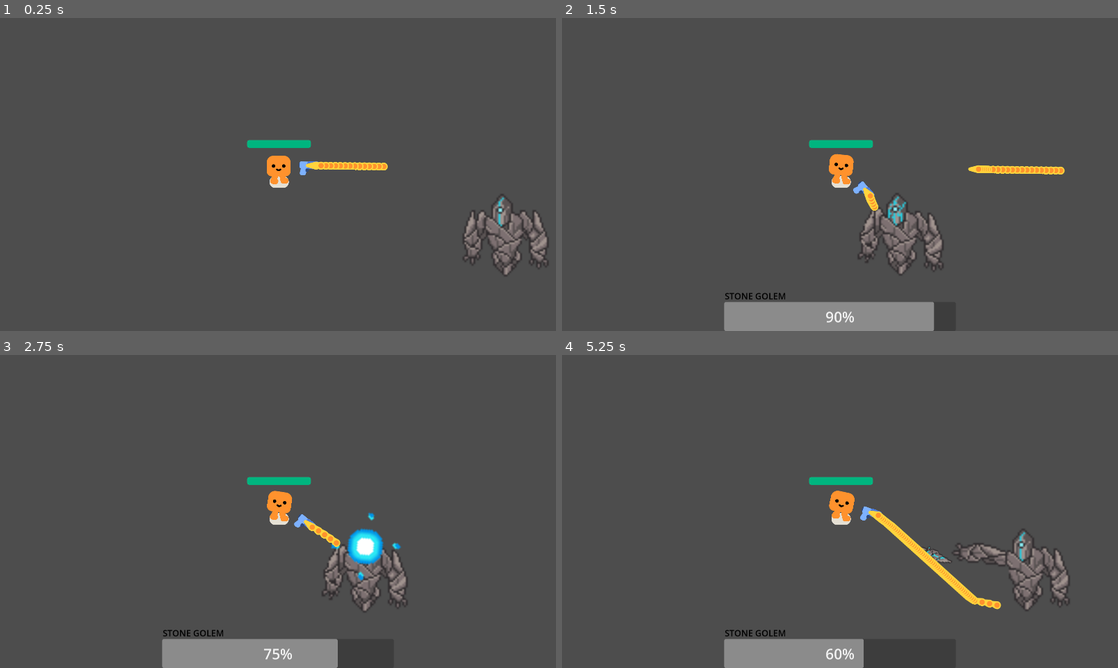
Above: before the commit, frames 1-4 (two rows, left to right).
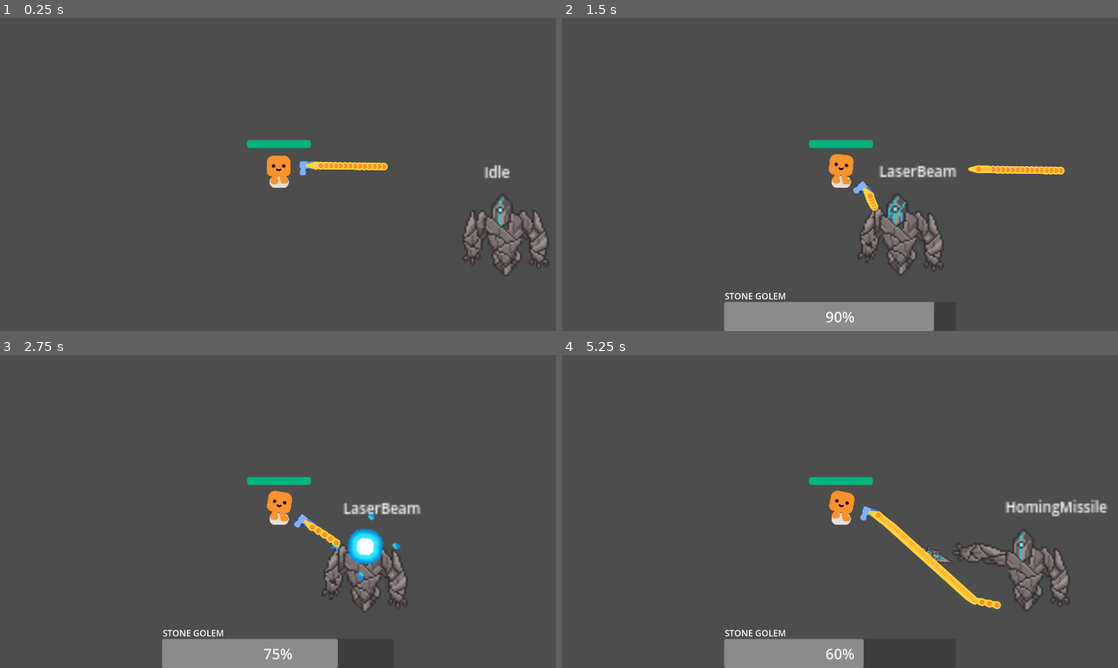
Above: after the commit, the same moments.

Repository: Tonykuang1028/FinalProject
Game: Godot game, scene res://bossroom.tscn
The game is run twice, just before and just after one commit, with the same random seed, the same clock (stepped at 60 frames per second) and the same inputs. This scene is started directly instead of the project's main scene.
Inputs (mouse positions are in pixels of both pictures, inside the frame that each line leads up to):
- Up to frame 1 (0.25 s): no input
- Up to frame 2 (1.5 s): tap Enter (ui_accept) at 0.5, 0.77 s; move the mouse to (812, 237) at 0.52 s; hold D (move_right) from 0.53 s (still down); click (812, 237) at 0.6 s; move the mouse to (1006, 221) at 1.27 s; click (1006, 221) at 1.35 s
- Up to frame 3 (2.75 s): tap Enter (ui_accept) at 1.52 s; move the mouse to (111, 464) at 2.02 s; release D (move_right) at 2.03 s; hold A (move_left) from 2.03 s (still down); click (111, 464) at 2.1 s
- Up to frame 4 (5.25 s): move the mouse to (867, 511) at 2.77 s; click (867, 511) at 2.85 s; tap Enter (ui_accept) at 3.02, 3.77, 4.52 s; move the mouse to (756, 433) at 3.52 s; click (756, 433) at 3.6 s; move the mouse to (962, 495) at 4.27 s; release A (move_left) at 4.28 s; hold D (move_right) from 4.28 s (still down); click (962, 495) at 4.35 s; move the mouse to (728, 527) at 5.02 s; click (728, 527) at 5.1 s

The runs differ from the first frame. In frame 1, 0.1% of the frame differs, in the area x 87-92%, y 46-52%; in frame 2, 0.5%; in frame 3, 0.5%; in frame 4, 0.7%, in the area x 29-99%, y 46-90%.

Commit message:
changed boss death text color

Diff:
--- a/stone_golem.tscn
+++ b/stone_golem.tscn
@@ -123,7 +123,7 @@
 "times": PackedFloat32Array(0, 0.5, 1.5, 2),
 "transitions": PackedFloat32Array(1, 1, 1, 1),
 "update": 0,
-"values": [Color(1, 1, 1, 0), Color(1, 1, 1, 1), Color(1, 1, 1, 1), Color(1, 1, 1, 0)]
+"values": [Color(1, 1, 1, 0), Color(1, 0, 0, 1), Color(1, 0, 0, 1), Color(1, 1, 1, 0)]
 }
 tracks/1/type = "method"
 tracks/1/imported = false
@@ -405,7 +405,6 @@
 offset_left = 2.0
 offset_top = -42.0
 offset_right = 376.0
-theme_override_colors/font_color = Color(0, 0, 0, 1)
 theme_override_font_sizes/font_size = 30
 text = "STONE GOLEM"
 
@@ -426,7 +425,6 @@
 text = "BOSS SLAINED"
 
 [node name="debug" type="Label" parent="."]
-visible = false
 offset_left = -11.4837
 offset_top = -44.4792
 offset_right = 28.5163
